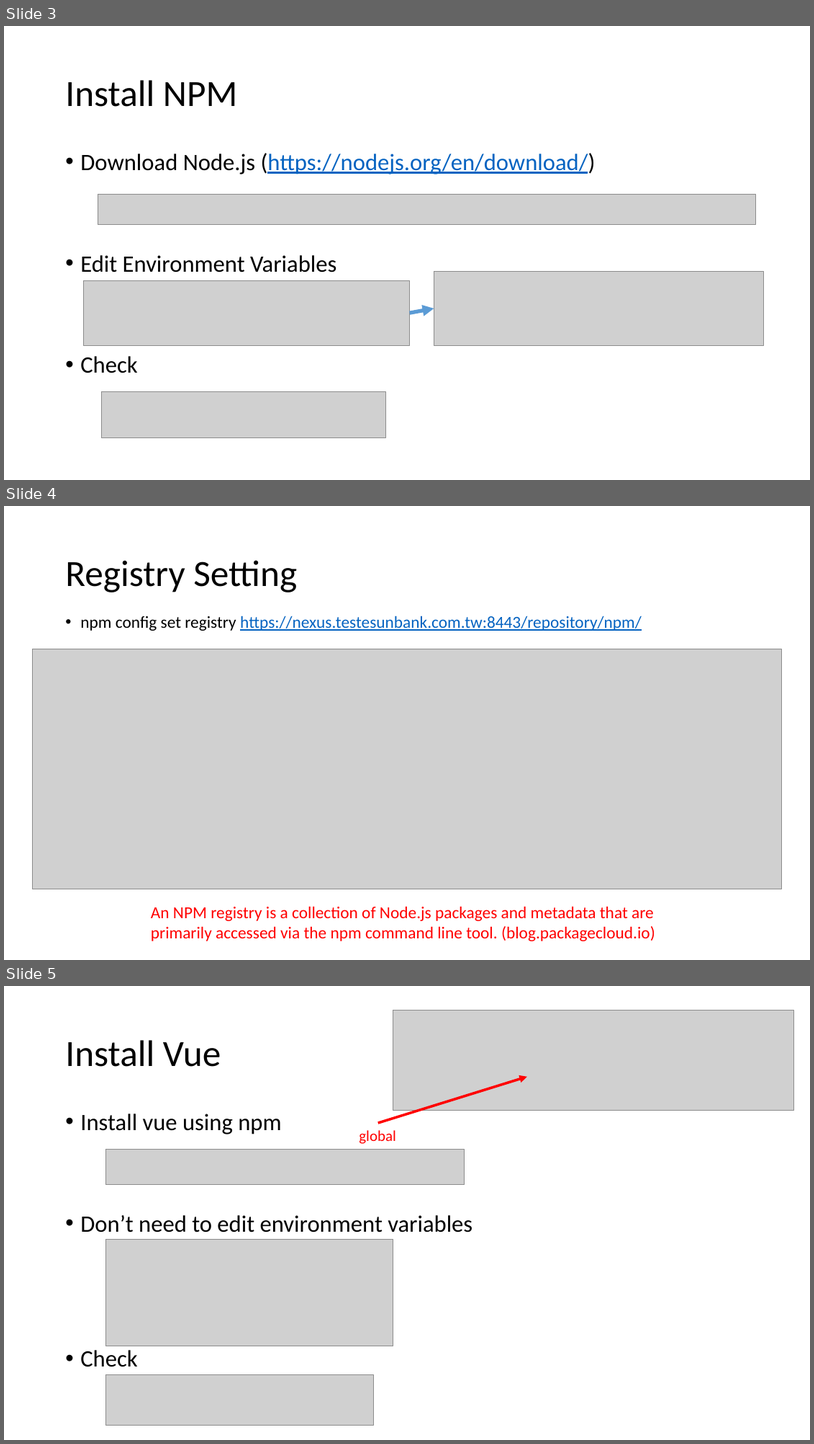
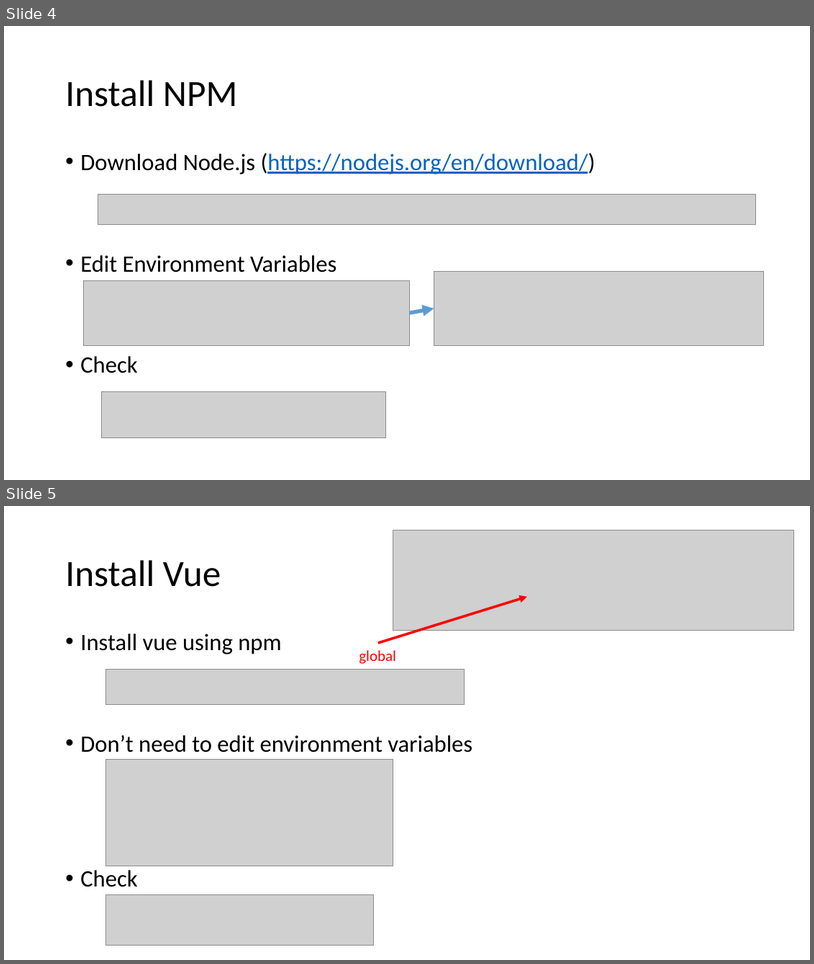
Before and after one commit to michael-ouyang-projects/vue3-practice, a slide deck: VUE3.pptx. Shown one above the other, each under a label of ours: slides 3, 4 and 5 before the commit, slides 4 and 5 after it. The pictures are 814x1444 and 814x964 pixels, drawn with LibreOffice and Linux fonts; fonts in the diff are those of the drawing; grey boxes stand for pictures. Boxes give left, top, right and bottom in pixels: in the first picture for what was removed or moved away, otherwise in the second. Text is boxed around its words. In the diff, an @@ line names an element or a change of style, - is before the commit and + after.

Commit message:
update pptx

```diff
--- a/VUE3.pptx
+++ b/VUE3.pptx
@@ slide 4 removed at (x1=4, y1=506, x2=810, y2=960), background #FFFFFF @@
@@ title removed at (x1=65, y1=560, x2=297, y2=592) @@
-Registry Setting
@@ text removed at (x1=80, y1=615, x2=642, y2=631) @@
-  • npm config set registry https://nexus.testesunbank.com.tw:8443/repository/npm/
@@ picture removed at (x1=32, y1=649, x2=782, y2=889) @@
@@ text removed at (x1=151, y1=906, x2=656, y2=941) @@
-An NPM registry is a collection of Node.js packages and metadata that are
-primarily accessed via the npm command line tool. (blog.packagecloud.io)
@@ what was slide 3 is now slide 4 @@
```
Also in this commit, not shown: 2 slides changed, 1 slide added.
